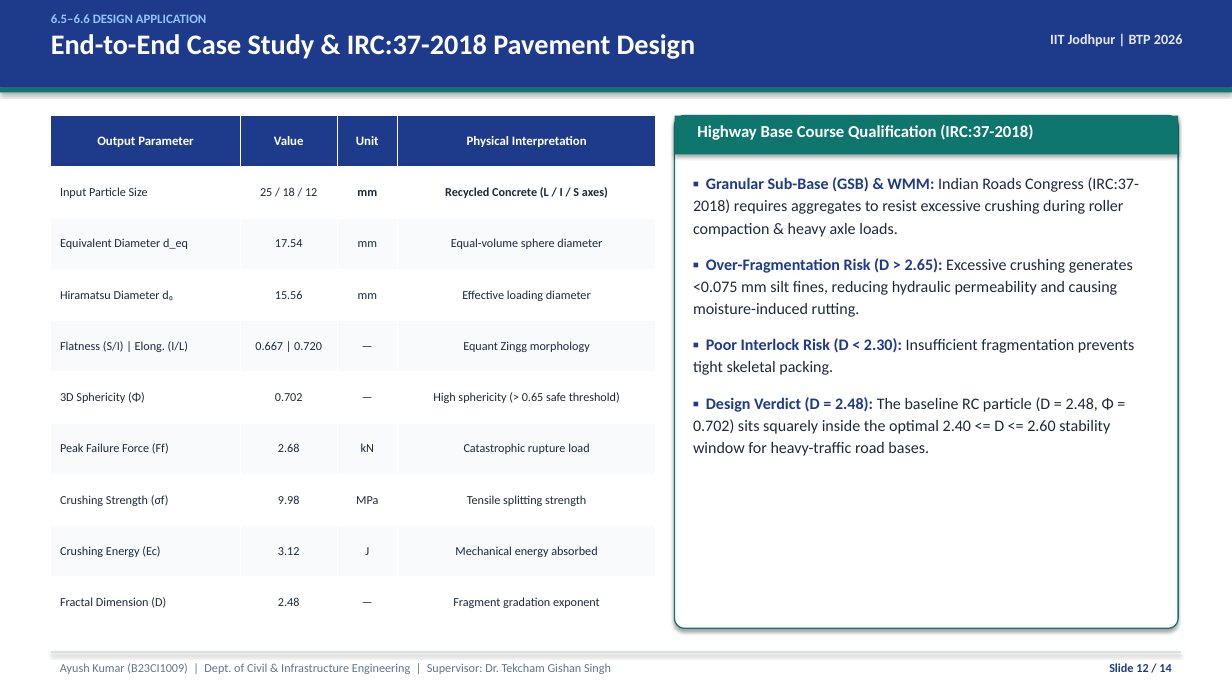
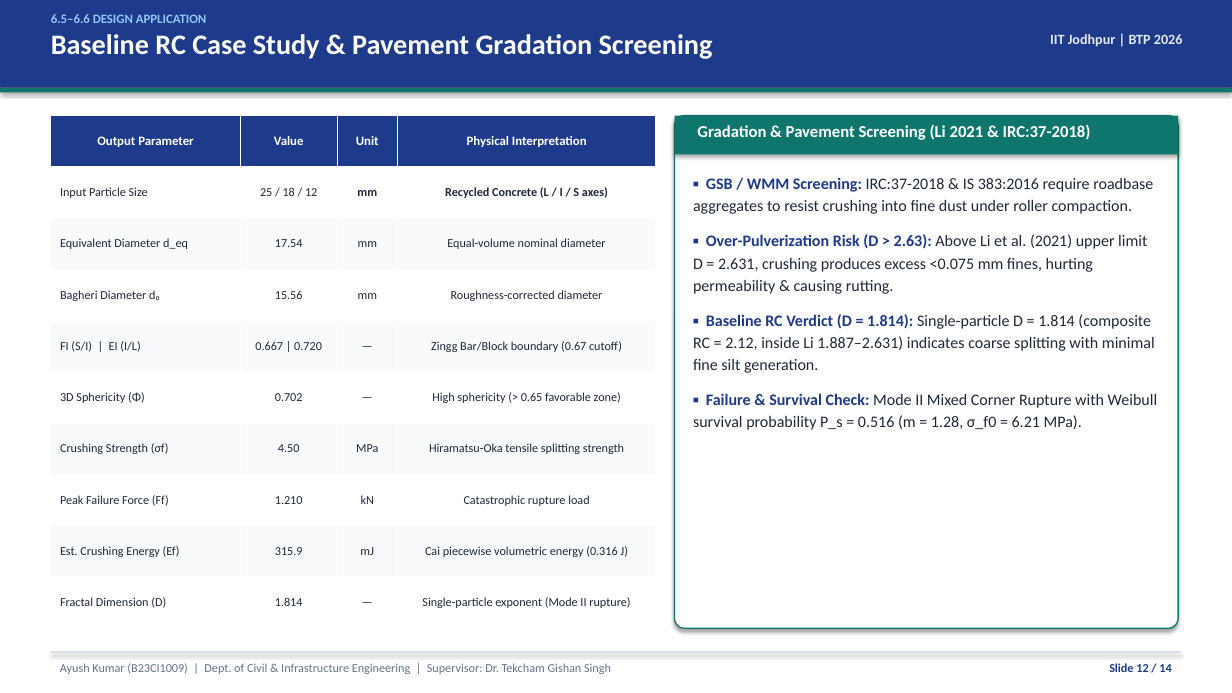
Before and after one commit to AyushhKumaar/BTP-Aggregate-ML, a slide deck: slide 12 of docs/BTP_IITJ_Presentation.pptx. Drawn at 1232x693 pixels with LibreOffice and Linux fonts; fonts in the diff are those of the drawing. Boxes give left, top, right and bottom in pixels: in the first picture for what was removed or moved away, otherwise in the second. Text is boxed around its words. In the diff, an @@ line names an element or a change of style, - is before the commit and + after.

```diff
--- a/docs/BTP_IITJ_Presentation.pptx
+++ b/docs/BTP_IITJ_Presentation.pptx
@@ text at box(51, 34, 713, 59): text changed @@
-End-to-End Case Study & IRC:37-2018 Pavement Design
+Baseline RC Case Study & Pavement Gradation Screening
@@ table at box(51, 116, 656, 628) @@
-row 3, column 4: Equal-volume sphere diameter
+row 3, column 4: Equal-volume nominal diameter
-row 4, column 1: Hiramatsu Diameter d₀
+row 4, column 1: Bagheri Diameter d₀
-row 4, column 4: Effective loading diameter
+row 4, column 4: Roughness-corrected diameter
-row 5, column 1: Flatness (S/I) | Elong. (I/L)
+row 5, column 1: FI (S/I) | EI (I/L)
-row 5, column 4: Equant Zingg morphology
+row 5, column 4: Zingg Bar/Block boundary (0.67 cutoff)
-row 6, column 4: High sphericity (> 0.65 safe threshold)
+row 6, column 4: High sphericity (> 0.65 favorable zone)
-row 7: Peak Failure Force (Ff) | 2.68 | kN | Catastrophic rupture load
+row 7: Crushing Strength (σf) | 4.50 | MPa | Hiramatsu-Oka tensile splitting strength
-row 8: Crushing Strength (σf) | 9.98 | MPa | Tensile splitting strength
+row 8: Peak Failure Force (Ff) | 1.210 | kN | Catastrophic rupture load
-row 9: Crushing Energy (Ec) | 3.12 | J | Mechanical energy absorbed
+row 9: Est. Crushing Energy (Ef) | 315.9 | mJ | Cai piecewise volumetric energy (0.316 J)
-row 10, column 2: 2.48
+row 10, column 2: 1.814
-row 10, column 4: Fragment gradation exponent
+row 10, column 4: Single-particle exponent (Mode II rupture)
@@ text at box(697, 125, 1091, 140): text changed @@
-Highway Base Course Qualification (IRC:37-2018)
+Gradation & Pavement Screening (Li 2021 & IRC:37-2018)
@@ text at box(693, 178, 1157, 430): text changed @@
-▪ Granular Sub-Base (GSB) & WMM: Indian Roads Congress (IRC:37-2018) requires aggregates to resist excessive crushing during roller compaction & heavy axle loads.
-▪ Over-Fragmentation Risk (D > 2.65): Excessive crushing generates <0.075 mm silt fines, reducing hydraulic permeability and causing moisture-induced rutting.
-▪ Poor Interlock Risk (D < 2.30): Insufficient fragmentation prevents tight skeletal packing.
-▪ Design Verdict (D = 2.48): The baseline RC particle (D = 2.48, Φ = 0.702) sits squarely inside the optimal 2.40 <= D <= 2.60 stability window for heavy-traffic road bases.
+▪ GSB / WMM Screening: IRC:37-2018 & IS 383:2016 require roadbase aggregates to resist crushing into fine dust under roller compaction.
+▪ Over-Pulverization Risk (D > 2.63): Above Li et al. (2021) upper limit D = 2.631, crushing produces excess <0.075 mm fines, hurting permeability & causing rutting.
+▪ Baseline RC Verdict (D = 1.814): Single-particle D = 1.814 (composite RC = 2.12, inside Li 1.887–2.631) indicates coarse splitting with minimal fine silt generation.
+▪ Failure & Survival Check: Mode II Mixed Corner Rupture with Weibull survival probability P_s = 0.516 (m = 1.28, σ_f0 = 6.21 MPa).
```
Also in this commit, not shown: 11 other slides changed, 11 other files.
